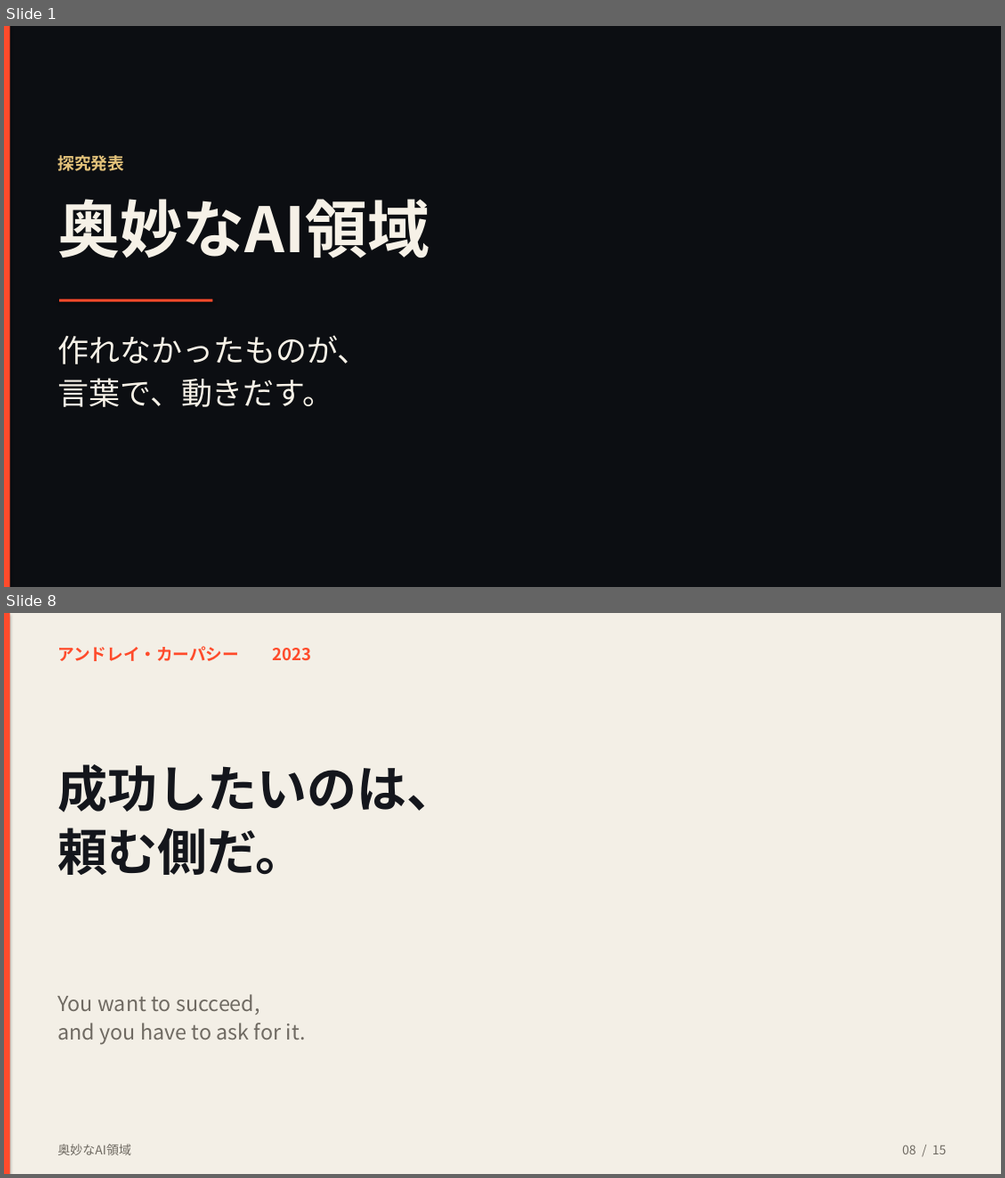
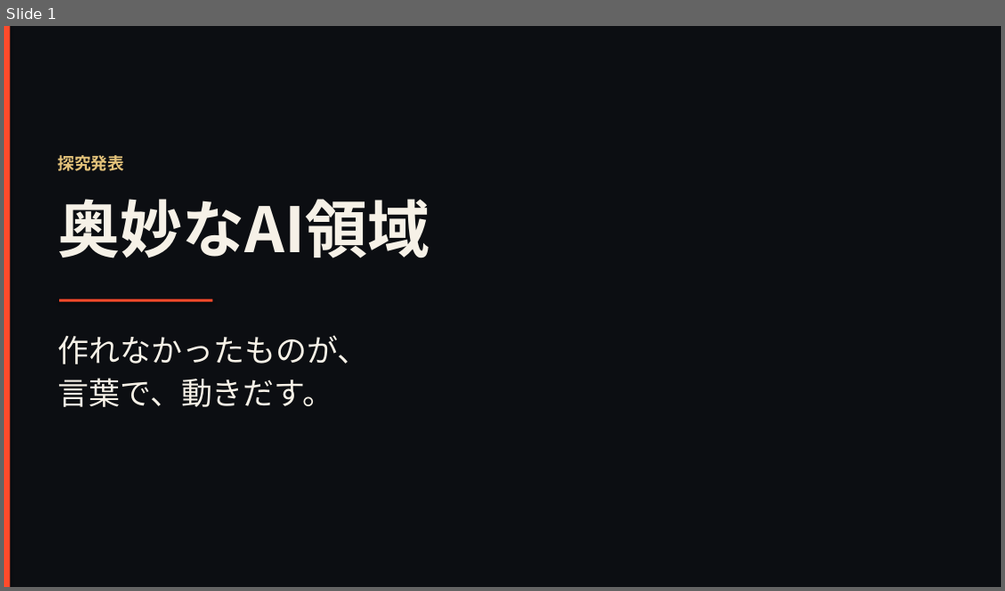
Before and after one commit to kouyozhang-design/vodcoach-ai, a slide deck: presentation/奥妙なAI領域.pptx. Shown one above the other, each under a label of ours: slides 1 and 8 before the commit, slide 1 after it; the slides between them are not shown. The pictures are 1005x1178 and 1005x591 pixels, drawn with LibreOffice and Linux fonts; fonts in the diff are those of the drawing. Boxes give left, top, right and bottom in pixels: in the first picture for what was removed or moved away, otherwise in the second. Text is boxed around its words. In the diff, an @@ line names an element or a change of style, - is before the commit and + after.

```diff
--- a/presentation/奥妙なAI領域.pptx
+++ b/presentation/奥妙なAI領域.pptx
@@ slide 8 removed at box(4, 613, 1001, 1174), background #F3EFE6 @@
@@ rectangle removed at box(4, 613, 10, 1174) @@
@@ text removed at box(57, 646, 312, 661) @@
-アンドレイ・カーパシー 2023
@@ text removed at box(57, 764, 456, 875) @@
-成功したいのは、
-頼む側だ。
@@ text removed at box(57, 994, 306, 1045) @@
-You want to succeed,
-and you have to ask for it.
@@ text removed at box(57, 1143, 131, 1155) @@
-奥妙なAI領域
@@ text removed at box(902, 1144, 947, 1154) @@
-08 / 15
```
Also in this commit, not shown: 10 slides changed, 3 slides added, 3 other slides removed, 2 other files.
